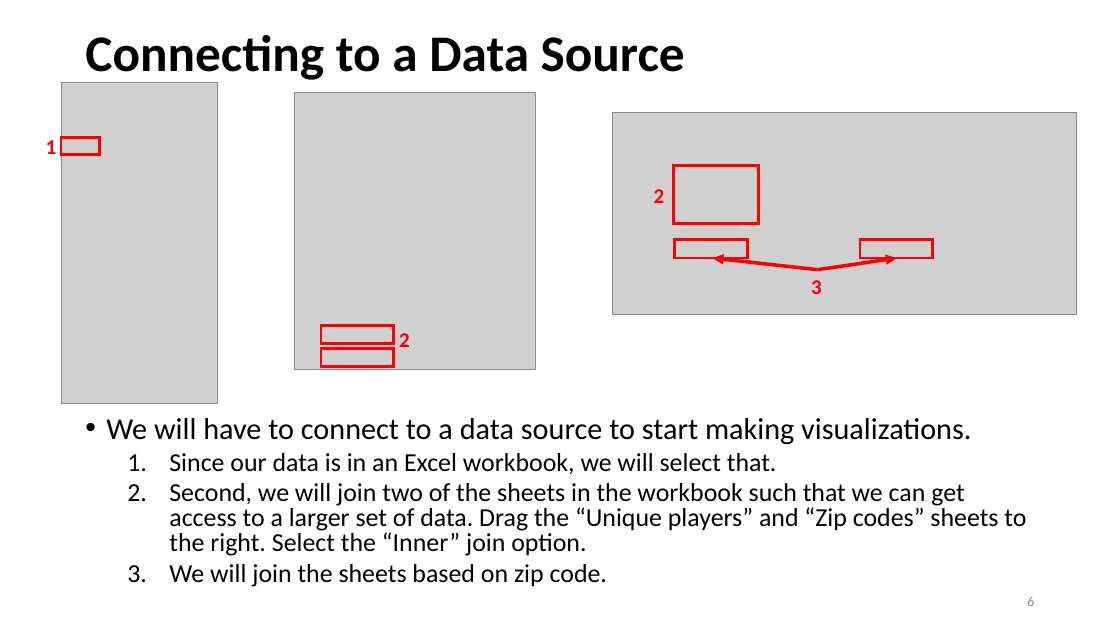
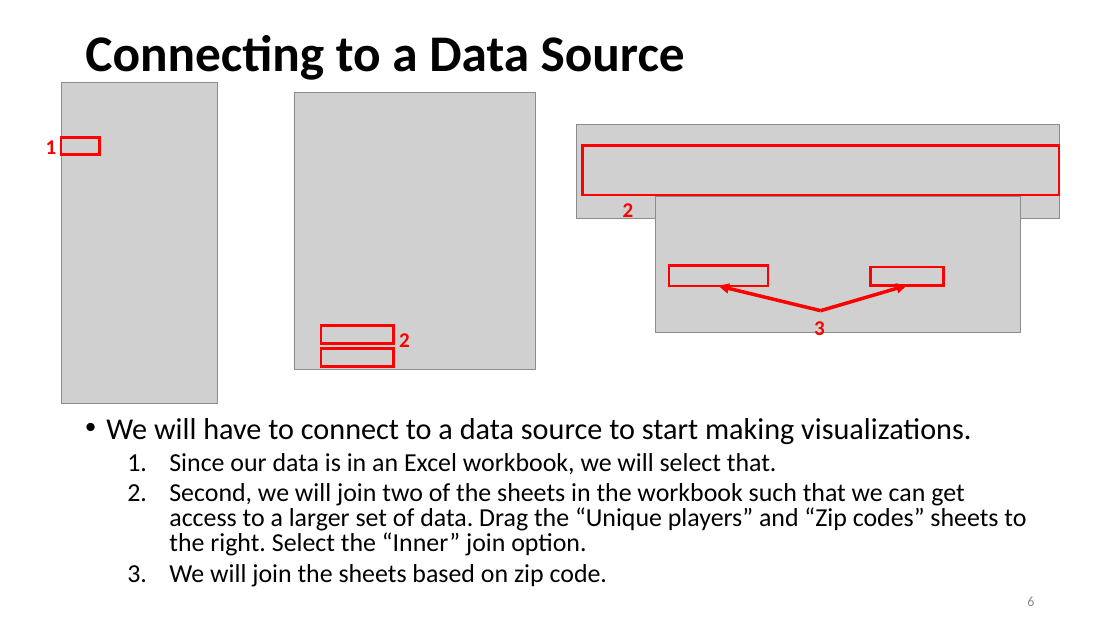
Before and after one commit to ailab-ua/courses, a slide deck: slide 6 of resources/tableau_overview_and_example_ss_hz_updated.pptx. Drawn at 1120x630 pixels with LibreOffice and Linux fonts; fonts in the diff are those of the drawing; grey boxes stand for pictures. Boxes give left, top, right and bottom in pixels: in the first picture for what was removed or moved away, otherwise in the second. Text is boxed around its words. In the diff, an @@ line names an element or a change of style, - is before the commit and + after.

Commit message:
Slight update to visuals for Tableau ppt.

```diff
--- a/resources/tableau_overview_and_example_ss_hz_updated.pptx
+++ b/resources/tableau_overview_and_example_ss_hz_updated.pptx
@@ picture removed at (x1=613, y1=113, x2=1077, y2=314) @@
@@ picture added at (x1=576, y1=124, x2=1060, y2=219) @@
@@ rectangle resized from (x1=674, y1=166, x2=759, y2=223) to (x1=582, y1=145, x2=1059, y2=195) @@
@@ text "2" rewrapped from (x1=654, y1=189, x2=665, y2=203) to (x1=623, y1=203, x2=634, y2=224) @@
@@ picture added at (x1=655, y1=196, x2=1021, y2=333) @@
@@ rectangle resized from (x1=675, y1=239, x2=748, y2=258) to (x1=669, y1=266, x2=768, y2=286) @@
@@ rectangle moved from (x1=860, y1=239, x2=933, y2=258) to (x1=870, y1=267, x2=944, y2=286) @@
@@ arrow moved from (818, 270) - (713, 258) to (821, 311) - (718, 286) @@
@@ arrow moved from (818, 270) - (897, 258) to (821, 311) - (907, 286) @@
@@ text "3" rewrapped from (x1=811, y1=280, x2=822, y2=294) to (x1=814, y1=321, x2=825, y2=342) @@
```
